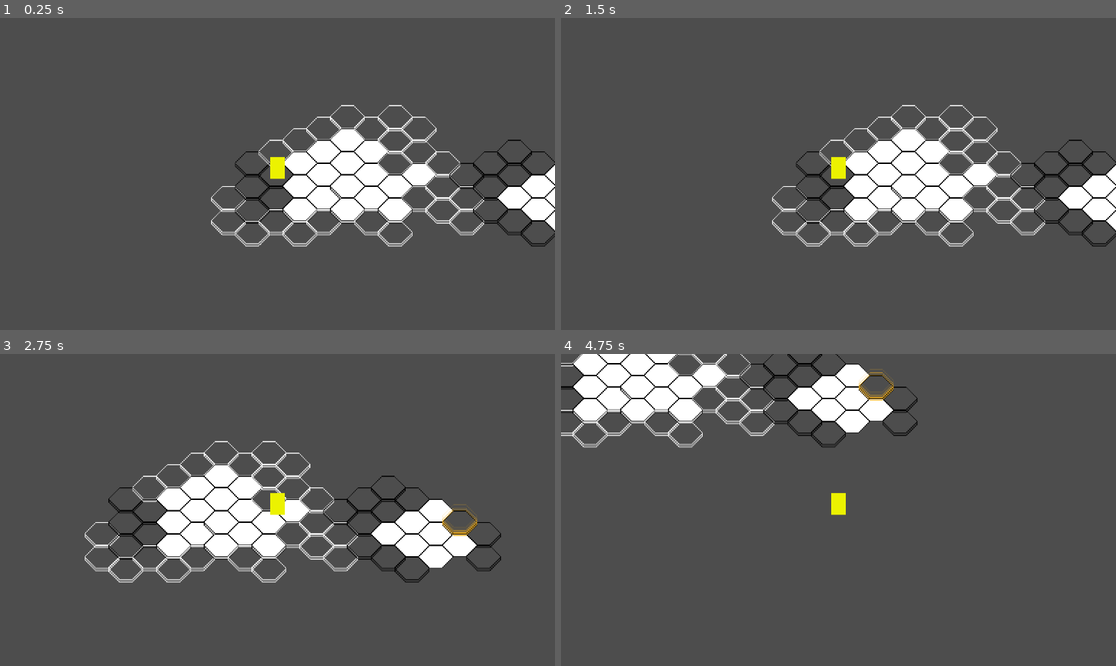
Above: before the commit, frames 1-4 (two rows, left to right).
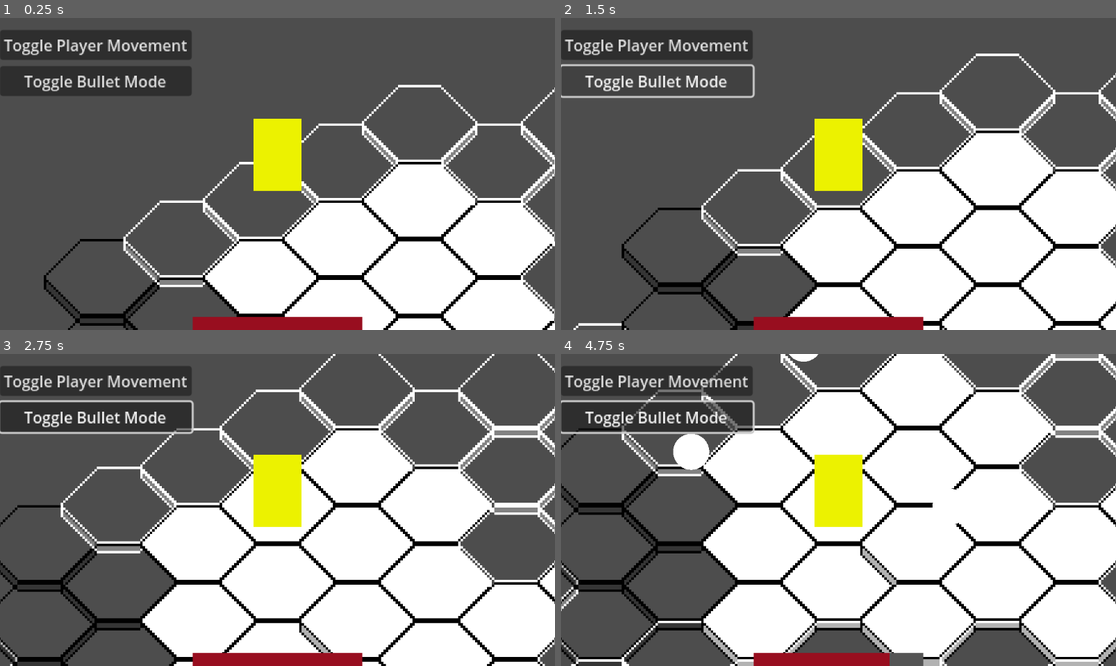
Above: after the commit, the same moments.

Repository: cjack-chmod/ProjectBH
Game: Godot game, scene res://scenes/main.tscn
Two runs of this game, one before a commit and one after it. Both use one fixed random seed, a clock stepped at 60 frames per second and the inputs below.
Inputs (mouse positions are in pixels of both pictures, inside the frame that each line leads up to):
- Up to frame 1 (0.25 s): no input
- Up to frame 2 (1.5 s): click (655, 46) at 0.5 s, where only the run after the commit has a clickable "Toggle Player Movement"; click (655, 80) at 1.25 s, where only the run after the commit has a clickable "Toggle Bullet Mode"
- Up to frame 3 (2.75 s): tap Enter at 2 s; move the mouse to (399, 494) at 2.02 s; hold D (right) from 2.03 s (still down); click (399, 494) at 2.17 s
- Up to frame 4 (4.75 s): move the mouse to (727, 525) at 2.77 s; release D (right) at 2.78 s; hold S (down) 2.78-3.53 s; move the mouse to (894, 441) at 3.52 s; hold D (right) 3.53-4.28 s; move the mouse to (810, 572) at 4.27 s; hold Q (left_up) from 4.28 s (still down); click (810, 572) at 4.42 s

The runs differ from the first frame. In frame 1, 39% of the frame differs, in the area x 0-100%, y 4-100%; in frame 2, 38%; in frame 3, 50%; in frame 4, 68%, in the area x 0-100%, y 0-100%.

Commit message:
Added tileset resource and @export value for tween speed for player grid based movement.

Diff:
--- a/place_holder_ui.tscn
+++ b/place_holder_ui.tscn
@@ -25,15 +25,18 @@
 
 [node name="TogglePlayerMovement" type="Button" parent="."]
 layout_mode = 1
+offset_top = 25.0
 offset_right = 199.0
-offset_bottom = 31.0
+offset_bottom = 56.0
+scale = Vector2(2, 2)
 text = "Toggle Player Movement"
 
 [node name="ToggleBulletMode" type="Button" parent="."]
 layout_mode = 1
-offset_top = 35.0
+offset_top = 100.0
 offset_right = 199.0
-offset_bottom = 66.0
+offset_bottom = 131.0
+scale = Vector2(2, 2)
 text = "Toggle Bullet Mode
 "
 
--- a/resources/tilemaps/TilemapSuggestion/44x32Tilemap.tscn
+++ /dev/null
@@ -1,49 +0,0 @@
-[gd_scene load_steps=10 format=3 uid="uid://bu7fm4viib2hw"]
-
-[ext_resource type="Texture2D" uid="uid://nlmoucevmfjr" path="res://resources/tilemaps/TilemapSuggestion/empty_hex.png" id="1_lajq4"]
-[ext_resource type="Script" path="res://resources/tilemaps/TilemapSuggestion/AlexTest.gd" id="2_pq23q"]
-[ext_resource type="Texture2D" uid="uid://uopc7isaxae6" path="res://resources/tilemaps/TilemapSuggestion/white_empty_hex.png" id="3_fjbkf"]
-
-[sub_resource type="TileSetAtlasSource" id="TileSetAtlasSource_haica"]
-texture = ExtResource("1_lajq4")
-texture_region_size = Vector2i(64, 64)
-0:0/0 = 0
-
-[sub_resource type="TileSetAtlasSource" id="TileSetAtlasSource_cjrjg"]
-texture = ExtResource("3_fjbkf")
-texture_region_size = Vector2i(64, 64)
-0:0/0 = 0
-
-[sub_resource type="TileSet" id="TileSet_5hct1"]
-tile_shape = 3
-tile_layout = 1
-tile_offset_axis = 1
-tile_size = Vector2i(44, 32)
-sources/0 = SubResource("TileSetAtlasSource_haica")
-sources/1 = SubResource("TileSetAtlasSource_cjrjg")
-
-[sub_resource type="Curve" id="Curve_dht40"]
-_data = [Vector2(0, 1), 0.0, 0.0, 0, 0, Vector2(1, 0), 0.0, 0.0, 0, 0]
-point_count = 2
-
-[sub_resource type="CurveTexture" id="CurveTexture_7tkfy"]
-curve = SubResource("Curve_dht40")
-
-[sub_resource type="ParticleProcessMaterial" id="ParticleProcessMaterial_b8yti"]
-particle_flag_disable_z = true
-gravity = Vector3(0, -30, 0)
-color = Color(0.971258, 0.701628, 0.122286, 1)
-alpha_curve = SubResource("CurveTexture_7tkfy")
-
-[node name="TileMap" type="TileMap"]
-position = Vector2(38, -58)
-tile_set = SubResource("TileSet_5hct1")
-format = 2
-layer_0/tile_data = PackedInt32Array(65535, 0, 0, -1, 0, 0, -65536, 0, 0, 0, 0, 0, -2, 1, 0, -65538, 1, 0, -3, 1, 0, -65539, 0, 0, -65540, 0, 0, -131076, 0, 0, -65541, 0, 0)
-script = ExtResource("2_pq23q")
-
-[node name="GPUParticles2D" type="GPUParticles2D" parent="."]
-position = Vector2(-11, -16)
-amount = 4
-process_material = SubResource("ParticleProcessMaterial_b8yti")
-texture = ExtResource("3_fjbkf")
--- /dev/null
+++ b/resources/tilemaps/TilemapSuggestion/44x32_tileset.tres
@@ -0,0 +1,36 @@
+[gd_resource type="TileSet" load_steps=9 format=3 uid="uid://7blhmgivfvhp"]
+
+[ext_resource type="Texture2D" uid="uid://nlmoucevmfjr" path="res://resources/tilemaps/TilemapSuggestion/empty_hex.png" id="1_jb33p"]
+[ext_resource type="Texture2D" uid="uid://dulc3vvsvk6n6" path="res://resources/tilemaps/TilemapSuggestion/opaquehex.png" id="2_scv8u"]
+[ext_resource type="Texture2D" uid="uid://cisyqjxkfwrnt" path="res://resources/tilemaps/TilemapSuggestion/opaquehex_paper.png" id="3_wu5tm"]
+[ext_resource type="Texture2D" uid="uid://uopc7isaxae6" path="res://resources/tilemaps/TilemapSuggestion/white_empty_hex.png" id="4_r5h7w"]
+
+[sub_resource type="TileSetAtlasSource" id="TileSetAtlasSource_6oi4r"]
+texture = ExtResource("1_jb33p")
+texture_region_size = Vector2i(64, 64)
+0:0/0 = 0
+
+[sub_resource type="TileSetAtlasSource" id="TileSetAtlasSource_twqms"]
+texture = ExtResource("2_scv8u")
+texture_region_size = Vector2i(64, 64)
+0:0/0 = 0
+
+[sub_resource type="TileSetAtlasSource" id="TileSetAtlasSource_uho7h"]
+texture = ExtResource("3_wu5tm")
+texture_region_size = Vector2i(64, 64)
+0:0/0 = 0
+
+[sub_resource type="TileSetAtlasSource" id="TileSetAtlasSource_vrimc"]
+texture = ExtResource("4_r5h7w")
+texture_region_size = Vector2i(64, 64)
+0:0/0 = 0
+
+[resource]
+tile_shape = 3
+tile_layout = 1
+tile_offset_axis = 1
+tile_size = Vector2i(44, 32)
+sources/0 = SubResource("TileSetAtlasSource_6oi4r")
+sources/1 = SubResource("TileSetAtlasSource_twqms")
+sources/2 = SubResource("TileSetAtlasSource_uho7h")
+sources/3 = SubResource("TileSetAtlasSource_vrimc")
--- a/scenes/main.tscn
+++ b/scenes/main.tscn
@@ -1,49 +1,38 @@
-[gd_scene load_steps=14 format=3 uid="uid://cul0jw30yqmv7"]
+[gd_scene load_steps=10 format=3 uid="uid://cul0jw30yqmv7"]
 
-[ext_resource type="PackedScene" uid="uid://bu7fm4viib2hw" path="res://resources/tilemaps/TilemapSuggestion/44x32Tilemap.tscn" id="1_756an"]
-[ext_resource type="Texture2D" uid="uid://nlmoucevmfjr" path="res://resources/tilemaps/TilemapSuggestion/empty_hex.png" id="2_g0wj8"]
+[ext_resource type="TileSet" uid="uid://7blhmgivfvhp" path="res://resources/tilemaps/TilemapSuggestion/44x32_tileset.tres" id="1_br2qb"]
 [ext_resource type="PackedScene" uid="uid://dgfjj60ulo8mg" path="res://scenes/player/player.tscn" id="2_jflqx"]
-[ext_resource type="Texture2D" uid="uid://dulc3vvsvk6n6" path="res://resources/tilemaps/TilemapSuggestion/opaquehex.png" id="3_emjbo"]
 [ext_resource type="Script" path="res://scripts/game_objects/buildings/building_spawner.gd" id="4_opsof"]
 [ext_resource type="PackedScene" uid="uid://bpxt2mk74udo5" path="res://scenes/game_objects/towers/ExampleTower.tscn" id="4_yc7gc"]
-[ext_resource type="Texture2D" uid="uid://cisyqjxkfwrnt" path="res://resources/tilemaps/TilemapSuggestion/opaquehex_paper.png" id="4_yo766"]
+[ext_resource type="Script" path="res://resources/tilemaps/TilemapSuggestion/AlexTest.gd" id="5_1d2tm"]
 [ext_resource type="Texture2D" uid="uid://uopc7isaxae6" path="res://resources/tilemaps/TilemapSuggestion/white_empty_hex.png" id="5_xnr2c"]
 
-[sub_resource type="TileSetAtlasSource" id="TileSetAtlasSource_6oi4r"]
-texture = ExtResource("2_g0wj8")
-texture_region_size = Vector2i(64, 64)
-0:0/0 = 0
+[sub_resource type="Curve" id="Curve_dht40"]
+_data = [Vector2(0, 1), 0.0, 0.0, 0, 0, Vector2(1, 0), 0.0, 0.0, 0, 0]
+point_count = 2
 
-[sub_resource type="TileSetAtlasSource" id="TileSetAtlasSource_twqms"]
-texture = ExtResource("3_emjbo")
-texture_region_size = Vector2i(64, 64)
-0:0/0 = 0
+[sub_resource type="CurveTexture" id="CurveTexture_7tkfy"]
+curve = SubResource("Curve_dht40")
 
-[sub_resource type="TileSetAtlasSource" id="TileSetAtlasSource_uho7h"]
-texture = ExtResource("4_yo766")
-texture_region_size = Vector2i(64, 64)
-0:0/0 = 0
-
-[sub_resource type="TileSetAtlasSource" id="TileSetAtlasSource_vrimc"]
-texture = ExtResource("5_xnr2c")
-texture_region_size = Vector2i(64, 64)
-0:0/0 = 0
-
-[sub_resource type="TileSet" id="TileSet_aui1u"]
-tile_shape = 3
-tile_layout = 1
-tile_offset_axis = 1
-tile_size = Vector2i(44, 32)
-sources/0 = SubResource("TileSetAtlasSource_6oi4r")
-sources/1 = SubResource("TileSetAtlasSource_twqms")
-sources/2 = SubResource("TileSetAtlasSource_uho7h")
-sources/3 = SubResource("TileSetAtlasSource_vrimc")
+[sub_resource type="ParticleProcessMaterial" id="ParticleProcessMaterial_b8yti"]
+particle_flag_disable_z = true
+gravity = Vector3(0, -30, 0)
+color = Color(0.971258, 0.701628, 0.122286, 1)
+alpha_curve = SubResource("CurveTexture_7tkfy")
 
 [node name="Main" type="Node2D"]
 
-[node name="HexTilemap" parent="." instance=ExtResource("1_756an")]
-tile_set = SubResource("TileSet_aui1u")
+[node name="HexTilemap" type="TileMap" parent="."]
+tile_set = ExtResource("1_br2qb")
+format = 2
 layer_0/tile_data = PackedInt32Array(65535, 2, 0, -1, 0, 0, -65536, 0, 0, 0, 0, 0, -2, 2, 0, -65538, 2, 0, -3, 2, 0, -6 …(749 unchanged characters)…
+script = ExtResource("5_1d2tm")
+
+[node name="GPUParticles2D" type="GPUParticles2D" parent="HexTilemap"]
+position = Vector2(-11, -16)
+amount = 4
+process_material = SubResource("ParticleProcessMaterial_b8yti")
+texture = ExtResource("5_xnr2c")
 
 [node name="Player" parent="." instance=ExtResource("2_jflqx")]
 position = Vector2(-400, -93)
--- a/scenes/player/player.tscn
+++ b/scenes/player/player.tscn
@@ -21,9 +21,20 @@
 shape = SubResource("CapsuleShape2D_ehlod")
 
 [node name="Camera2D" type="Camera2D" parent="."]
-zoom = Vector2(1.5, 1.5)
+zoom = Vector2(5, 5)
 
-[node name="PlaceHolderUI" parent="." instance=ExtResource("2_eo7g8")]
+[node name="CanvasLayer" type="CanvasLayer" parent="."]
+
+[node name="PlaceHolderUI" parent="CanvasLayer" instance=ExtResource("2_eo7g8")]
+anchors_preset = 15
+anchor_left = 0.0
+anchor_top = 0.0
+anchor_right = 1.0
+anchor_bottom = 1.0
+offset_left = 0.0
+offset_top = 0.0
+offset_right = 0.0
+offset_bottom = 0.0
 
 [node name="HurtSound" type="AudioStreamPlayer" parent="."]
 stream = ExtResource("3_aecyb")
--- a/scripts/player/player.gd
+++ b/scripts/player/player.gd
@@ -6,6 +6,7 @@
 
 # Movement Variables
 var _move_speed: float = 250.0
+@export var _tween_speed: float = 0.1
 
 # Flags
 var _free_move: bool = true
@@ -65,7 +66,7 @@
 		)
 
 		# Moving to new tile
-		_move_to_tile_centre(_current_tile_coords, 0.2)
+		_move_to_tile_centre(_current_tile_coords, _tween_speed)
 
 	# Code to unlock Player to free movement
 	else:
@@ -101,7 +102,7 @@
 	)
 
 	# moving to centre of that tile
-	_move_to_tile_centre(_new_tile, 0.3)
+	_move_to_tile_centre(_new_tile, _tween_speed)
 
 
 # Minus Health and die if less than 0
